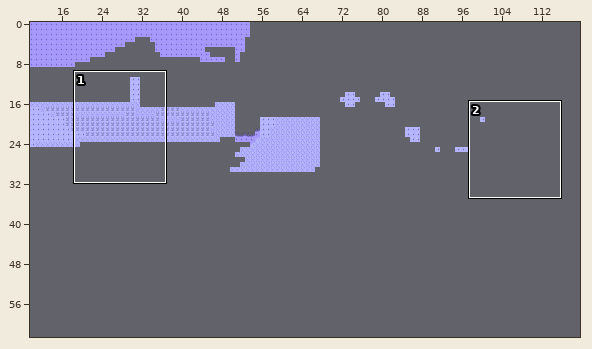
Tiled map: maps/bedrock1.tmx. Above: a wide view before the commit, with the close-up outlined.
Close-up. The starting point:
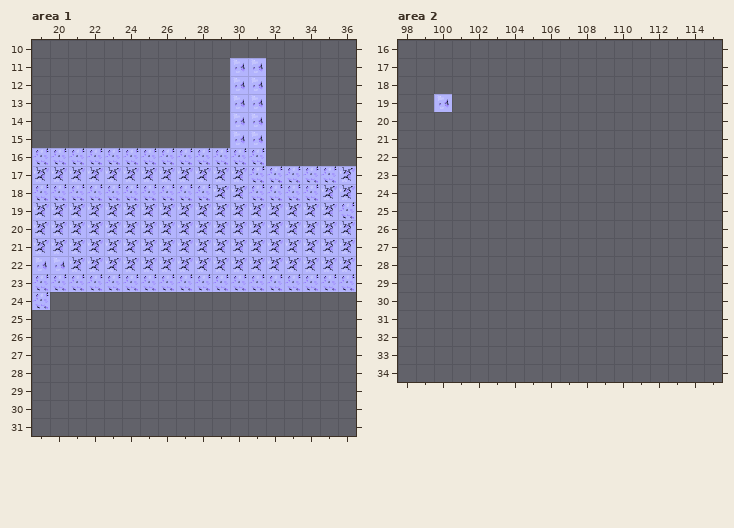
Cells are 32x32 px. Shown: area 1 x 19..36, y 10..31; area 2 x 98..115, y 16..34. The commit also changed other parts of the map, which this record leaves out.
The same view after the edit:
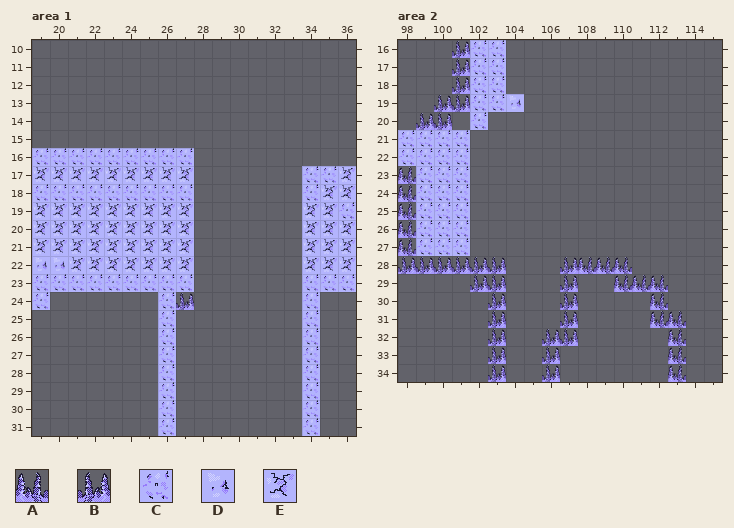
Key: from "tileset_caves1": A 0, B 1, C 50, D 75, E 100.
_ is an empty cell.
The edit:
Layer "Tile Layer 1", area 1:
Tile B now appears in row 24 at x 27.
Tile C now appears in rows 24 to 31 at x 26 and 34.
The author cleared tile C in row 16 at x 28 to 31; in row 17 at x 31 to 33; in row 18 at x 28 and 31 to 33; in row 23 at x 28 to 33.
The author cleared tile D in rows 11 to 15 at x 30 to 31.
The author cleared tile E in row 17 at x 28 to 30; in row 18 at x 29 to 30; in rows 19 to 22 at x 28 to 33.
Layer "Tile Layer 1", area 2:
Tile A now appears in rows 23 to 27 at x 98; in row 28 at x 108 to 110; in row 29 at x 110 to 112; in row 30 at x 112; in row 31 at x 112 to 113; in rows 32 to 34 at x 113.
The author changed tile D to tile B in row 19 at x 100.
Tile B now appears in rows 16 to 19 at x 101; in row 20 at x 99 to 100; in row 28 at x 98 to 103 and 107; in row 29 at x 102 to 103 and 107; in rows 30 to 31 at x 103 and 107; in row 32 at x 103 and 106 to 107.
Tile B now appears in rows 33 to 34 at x 103 and 106.
Tile C now appears in rows 16 to 19 at x 102 to 103; in row 20 at x 102; in rows 21 to 22 at x 98 to 101; in rows 23 to 27 at x 99 to 101.
Tile D now appears in row 19 at x 104.
Changed places in both close-ups, as pixel boxes (x1, y1, x2, y2):
changed: (158, 58, 320, 436)
changed: (398, 40, 524, 382)
added: (542, 257, 686, 382)
